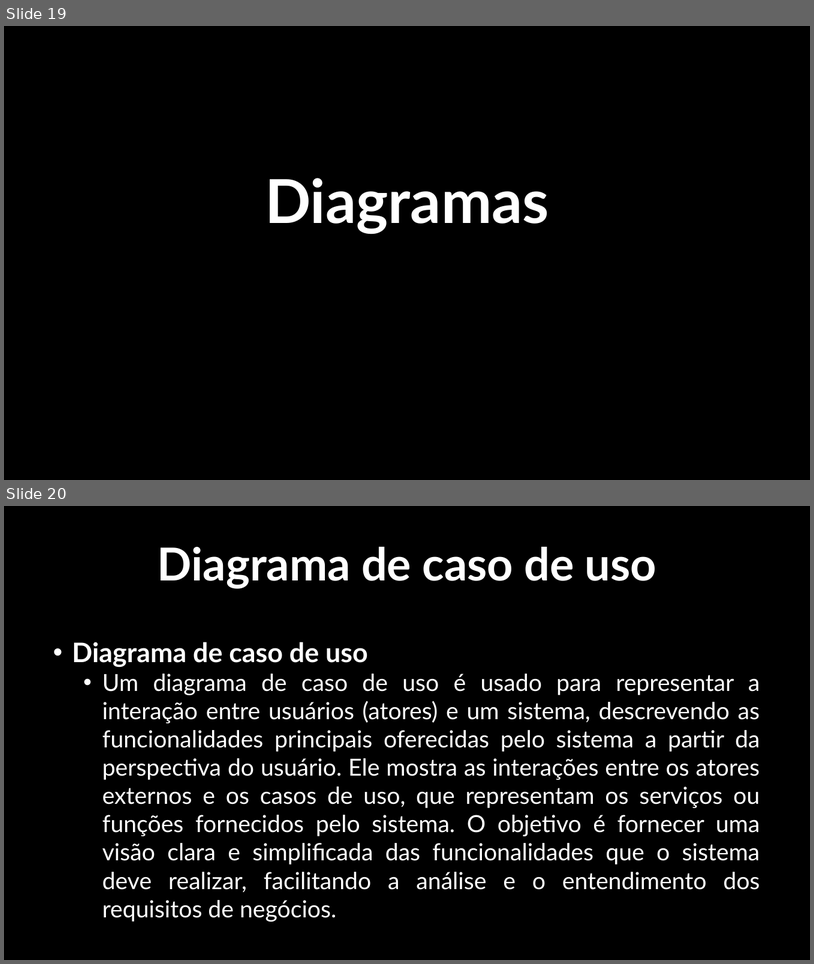
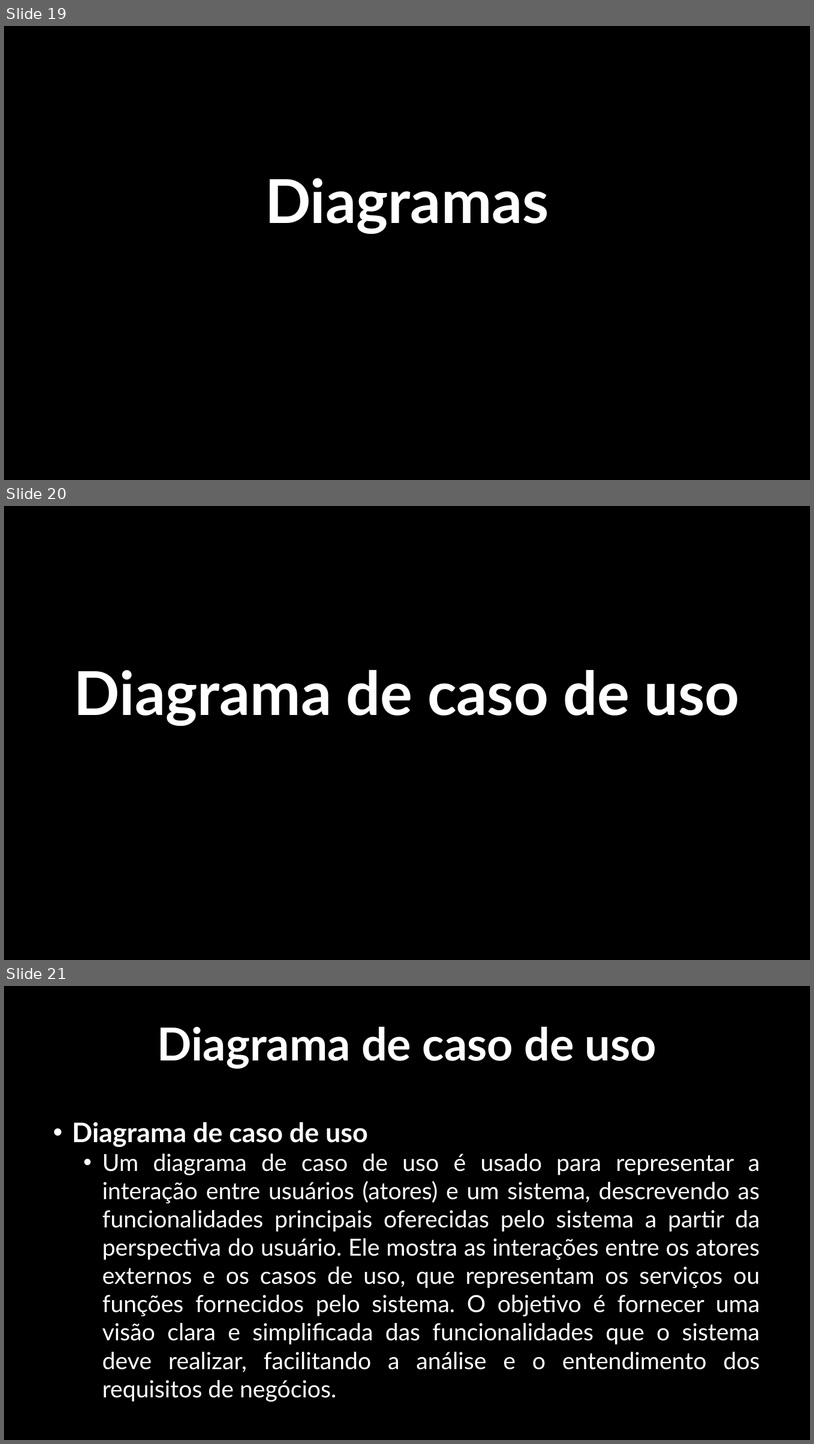
Before and after one commit to kaykymatos/analise-e-projeto-de-sistema-2, a slide deck: ProjetoDesenvolvidoPeloGrupo/Apresentação.pptx. Shown one above the other, each under a label of ours: slides 19 and 20 before the commit, slides 19, 20 and 21 after it. The pictures are 814x964 and 814x1444 pixels, drawn with LibreOffice and Linux fonts; fonts in the diff are those of the drawing; background and template pictures are left out. Boxes give left, top, right and bottom in pixels: in the first picture for what was removed or moved away, otherwise in the second. Text is boxed around its words. In the diff, an @@ line names an element or a change of style, - is before the commit and + after.

```diff
--- a/ProjetoDesenvolvidoPeloGrupo/Apresentação.pptx
+++ b/ProjetoDesenvolvidoPeloGrupo/Apresentação.pptx
@@ slide 20 added at <box>4,506,810,960</box>, background picture (left out) @@
@@ title added at <box>74,670,740,726</box>, 72 pt, text #FFFFFF, bold @@
+Diagrama de caso de uso
@@ what was slide 20 is now slide 21 @@
```
Also in this commit, not shown: 4 slides changed, 18 other slides added, 2 slides removed, 50 other files.
